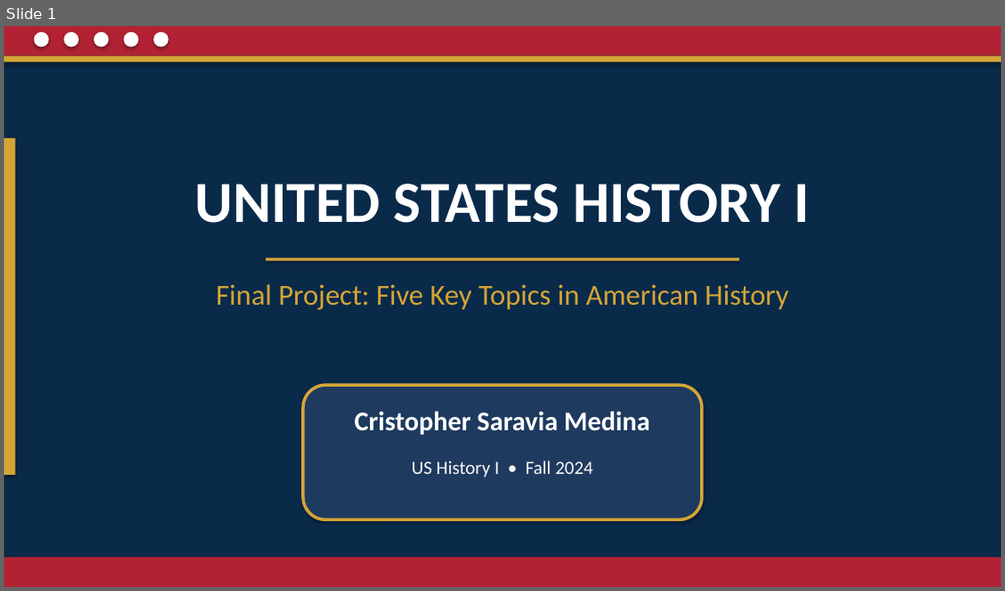
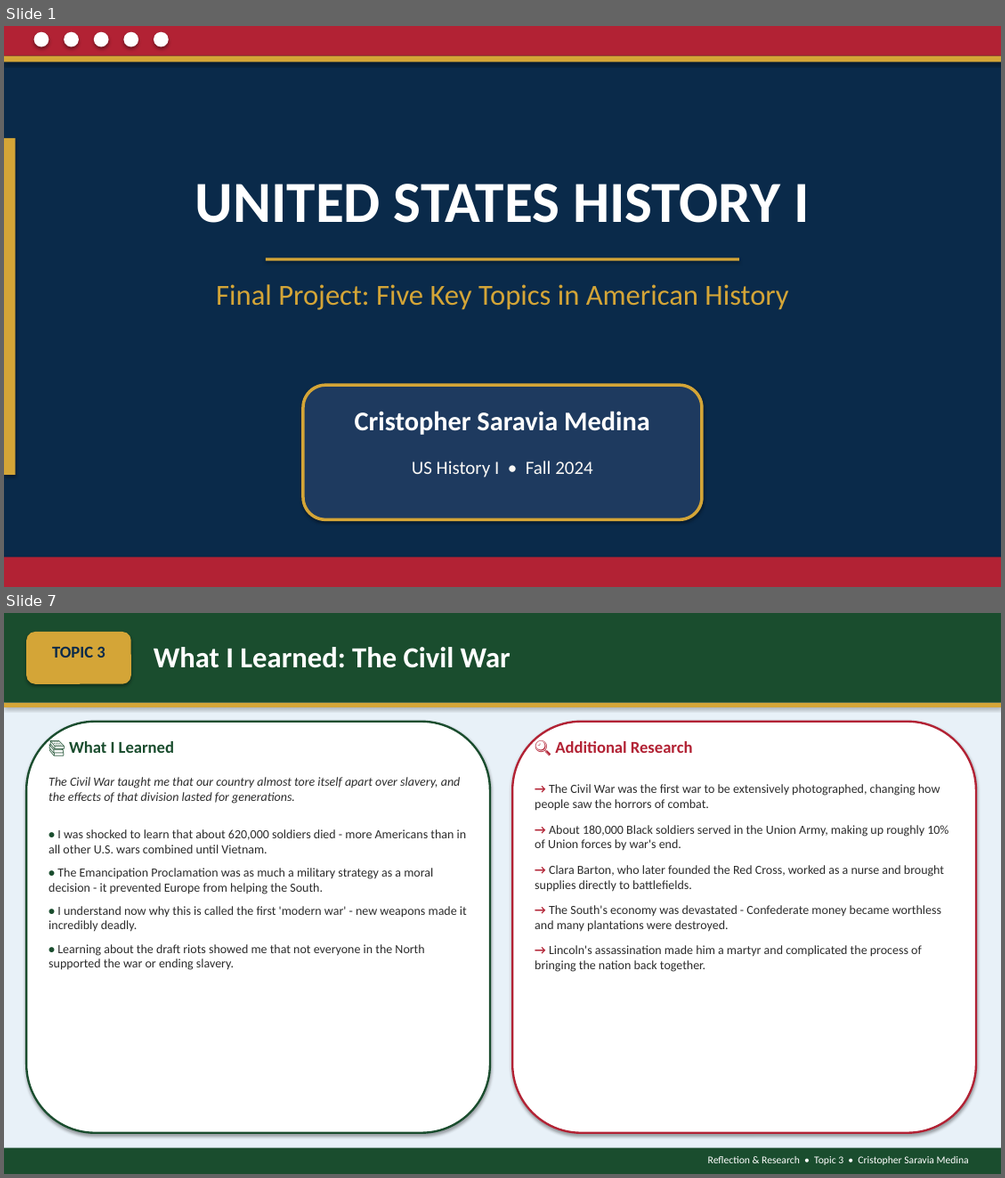
Before and after one commit to Damnbebo/nextsett, a slide deck: US_History_Final_Project_Cristopher_Saravia_Medina.pptx. Shown one above the other, each under a label of ours: slide 1 before the commit, slides 1 and 7 after it; the slides between them are not shown. The pictures are 1005x591 and 1005x1178 pixels, drawn with LibreOffice and Linux fonts; fonts in the diff are those of the drawing. Boxes give left, top, right and bottom in pixels: in the first picture for what was removed or moved away, otherwise in the second. Text is boxed around its words. In the diff, an @@ line names an element or a change of style, - is before the commit and + after.

```diff
--- a/US_History_Final_Project_Cristopher_Saravia_Medina.pptx
+++ b/US_History_Final_Project_Cristopher_Saravia_Medina.pptx
@@ slide 7 added at (4, 613, 1001, 1174), background #FFFFFF @@
@@ rectangle added at (4, 613, 1001, 1174), fill #E8F1F8 @@
@@ rectangle added at (4, 613, 1001, 703), fill #1A4D2E @@
@@ rounded rectangle added at (26, 632, 131, 684), fill #D4A537 @@
@@ text added at (52, 647, 105, 657), 16 pt, text #0A2A4A, bold @@
+TOPIC 3
@@ text added at (154, 647, 510, 668), 28 pt, text #FFFFFF, bold @@
+What I Learned: The Civil War
@@ rectangle added at (4, 703, 1001, 707), fill #D4A537 @@
@@ rounded rectangle added at (26, 722, 490, 1133), fill #FFFFFF, outline #1A4D2E 2 pt @@
@@ text added at (69, 741, 174, 753), 16 pt, text #1A4D2E, bold @@
+📚 What I Learned
@@ rounded rectangle added at (512, 722, 976, 1133), fill #FFFFFF, outline #B22234 2 pt @@
@@ text added at (555, 741, 693, 753), 16 pt, text #B22234, bold @@
+🔍 Additional Research
@@ text added at (48, 777, 461, 803), 12 pt, text #2C2C2C, italic @@
+The Civil War taught me that our country almost tore itself apart over slavery, and the effects of that division lasted for generations.
@@ text added at (534, 784, 948, 972), 12 pt, text #2C2C2C @@
+→ The Civil War was the first war to be extensively photographed, changing how people saw the horrors of combat.
+→ About 180,000 Black soldiers served in the Union Army, making up roughly 10% of Union forces by war's end.
+→ Clara Barton, who later founded the Red Cross, worked as a nurse and brought supplies directly to battlefields.
+→ The South's economy was devastated - Confederate money became worthless and many plantations were destroyed.
+→ Lincoln's assassination made him a martyr and complicated the process of bringing the nation back together.
@@ text added at (48, 829, 467, 970), 12 pt, text #2C2C2C @@
+• I was shocked to learn that about 620,000 soldiers died - more Americans than in all other U.S. wars combined until Vietnam.
+• The Emancipation Proclamation was as much a military strategy as a moral decision - it prevented Europe from helping the South.
+• I understand now why this is called the first 'modern war' - new weapons made it incredibly deadly.
+• Learning about the draft riots showed me that not everyone in the North supported the war or ending slavery.
@@ rectangle added at (4, 1148, 1001, 1174), fill #1A4D2E @@
@@ text added at (708, 1156, 969, 1165), 10 pt, text #FFFFFF @@
+Reflection & Research • Topic 3 • Cristopher Saravia Medina
```
Also in this commit, not shown: 6 slides changed, 4 other slides added, 1 other file.
